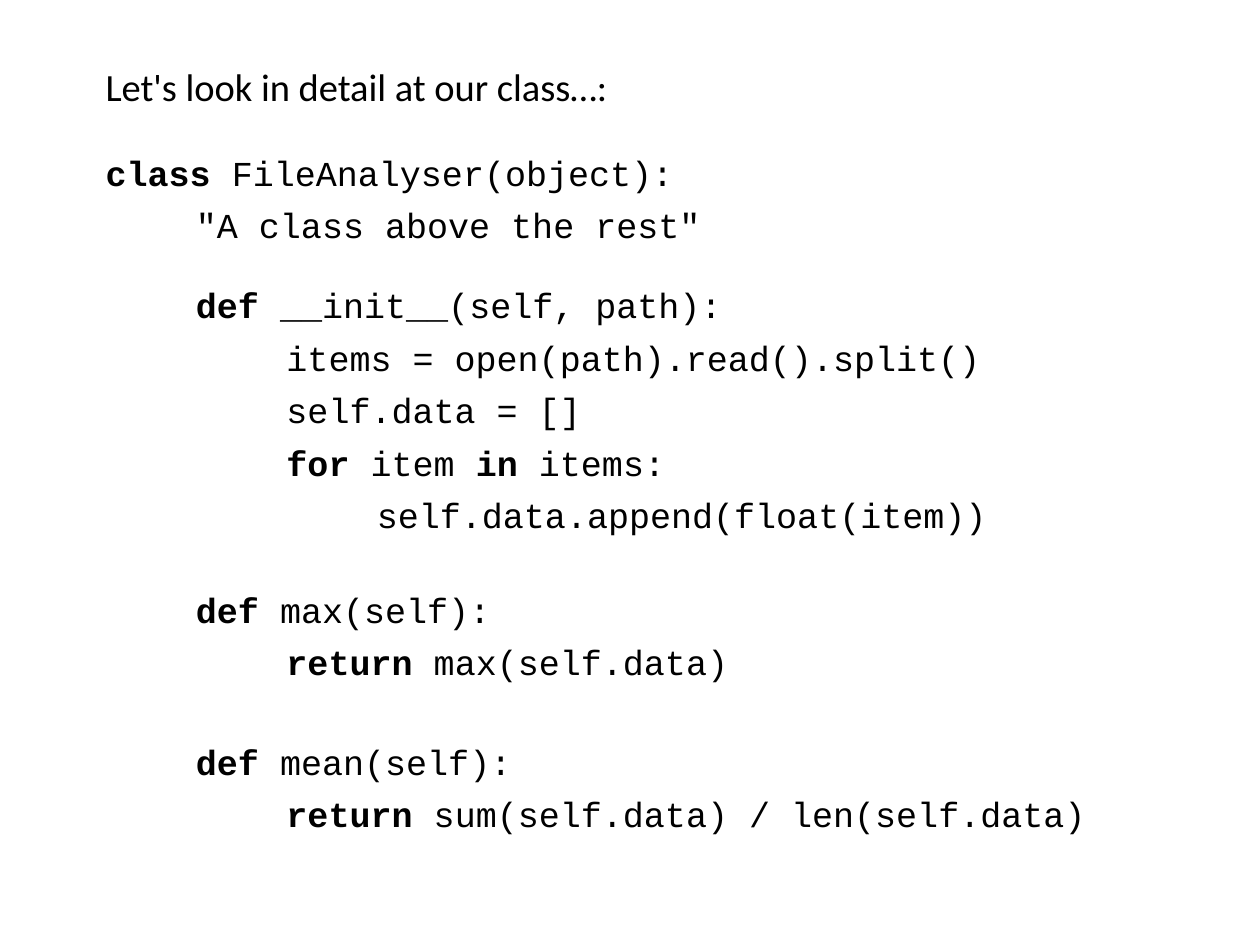
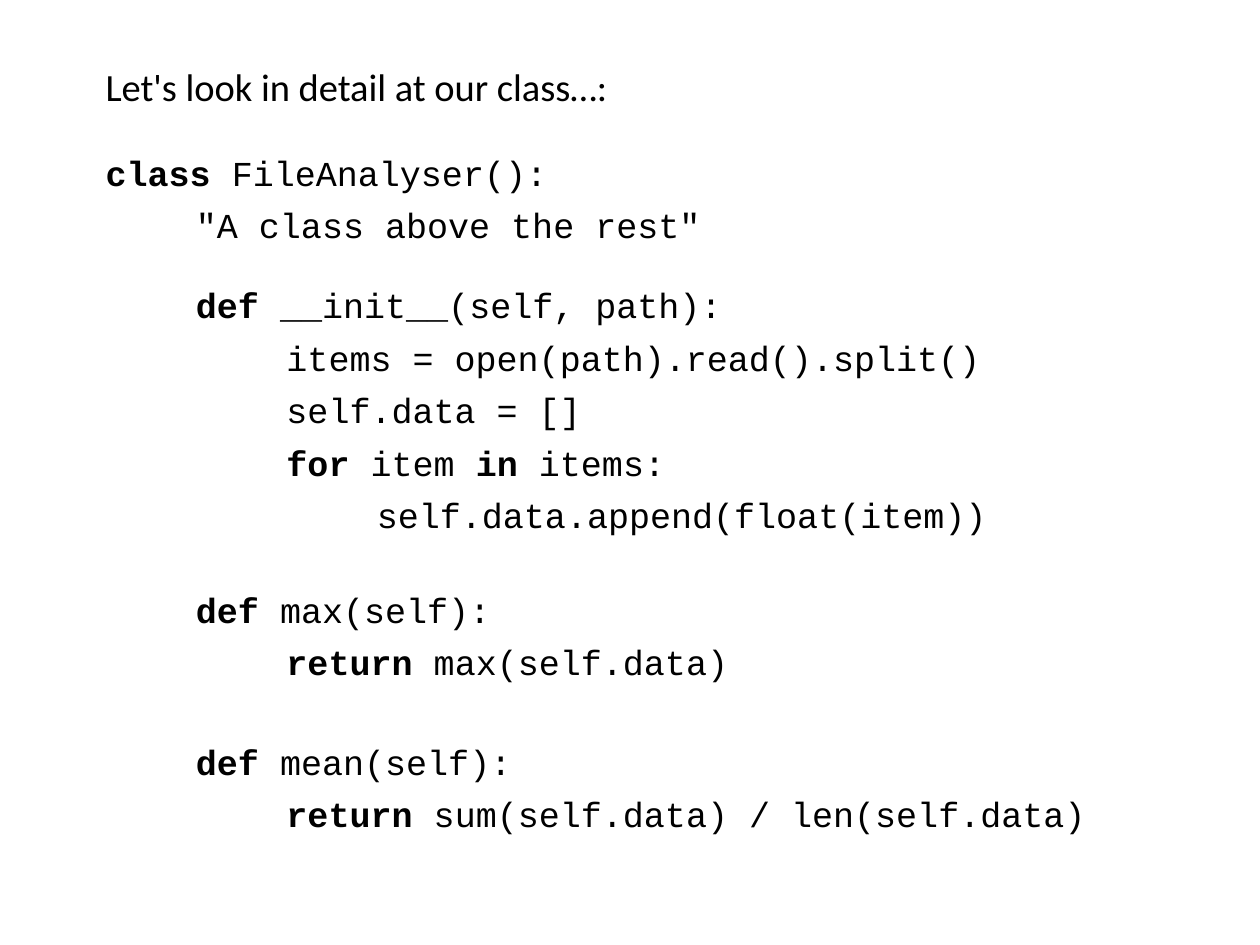
Before and after one commit to ncasuk/ncas-isc, a slide deck: slide 11 of python/presentations/learning_python/22_ceda-oop.pptx. Drawn at 1260x945 pixels with LibreOffice and Linux fonts; fonts in the diff are those of the drawing; background and template pictures are left out. Boxes give left, top, right and bottom in pixels: in the first picture for what was removed or moved away, otherwise in the second. Text is boxed around its words. In the diff, an @@ line names an element or a change of style, - is before the commit and + after.

Commit message:
Removed mention of inheriting from object when making class in learning_python presentation 22

```diff
--- a/python/presentations/learning_python/22_ceda-oop.pptx
+++ b/python/presentations/learning_python/22_ceda-oop.pptx
@@ text at [106,161,547,194]: text changed @@
-class FileAnalyser(object):
+class FileAnalyser():
```
Also in this commit, not shown: 4 other slides changed, 1 other file.
